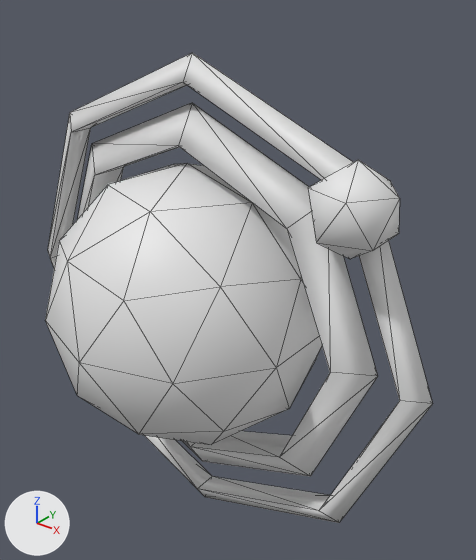
An edit to the FBX model WorldWeaverGame/Content/Models/-1.FBX, drawn before and after from the same camera.
One viewpoint serves both versions: a camera (50 mm lens) standing at (13.1, -5.54, 2.0) and looking at (11.08, -3.01, 0.43). Lighting does not change. The marker at lower left points along +X, +Y and +Z. Mesh edges are drawn as thin lines. Where no turn or scale is listed for an object, it has been applied to the vertices.

Names of what the first picture shows: 'Electron08', 'Inner s-orbital03', 'Particle06'.
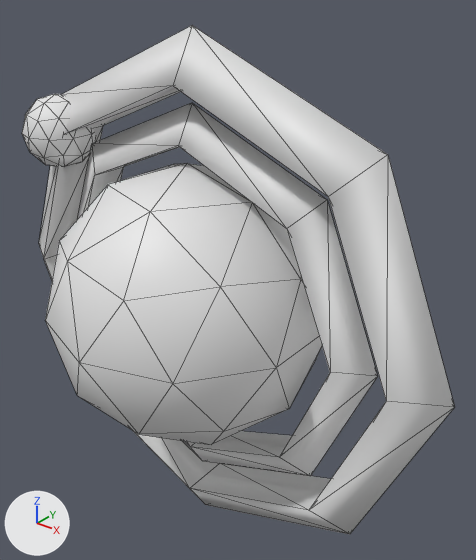
The newer file is also turned or shifted as a whole; pictures and numbers use the older file's frame.

The change, as a list of edits to the scene's bpy script:
```text
Add me_particle07:
    me_particle07.from_pydata(...)  # an icosphere of 80 faces spanning x -0.201..0.201, y -0.211..0.211, z -0.211..0.211
Add me_inner_s_orbital04:
    me_inner_s_orbital04.from_pydata(...)  # 24 vertices, 48 faces; spans x -1.42..1.47, y -0.1..0.18, z -1.48..1.41
Remove ob_electron08:
    ob_electron08 = bpy.data.objects.new('Electron08', me_electron08)
    ob_electron08.location = (10.919, -3.212, 0.327)
Add ob_particle07:
    ob_particle07 = bpy.data.objects.new('Particle07', me_particle07)
    ob_particle07.location = (9.926, -3.212, 1.113)
Add ob_inner_s_orbital04:
    ob_inner_s_orbital04 = bpy.data.objects.new('Inner s-orbital04', me_inner_s_orbital04)
    ob_inner_s_orbital04.location = (10.919, -3.212, 0.327)
```

Where the change shows, as pixel boxes [x1, y1, x2, y2] in the pictures (476 x 560 px):
'Inner s-orbital04', added: after [39, 25, 454, 534]
'Electron08', deleted: before [48, 53, 433, 523]
'Particle07', added: after [22, 94, 96, 167]
